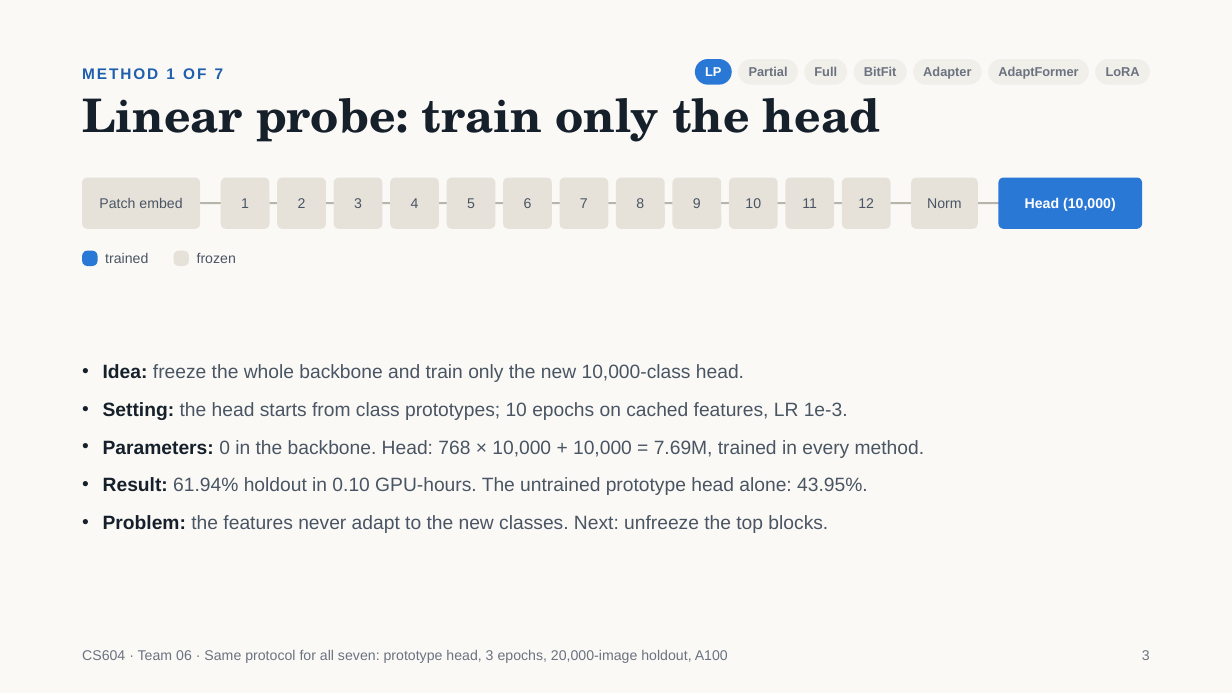
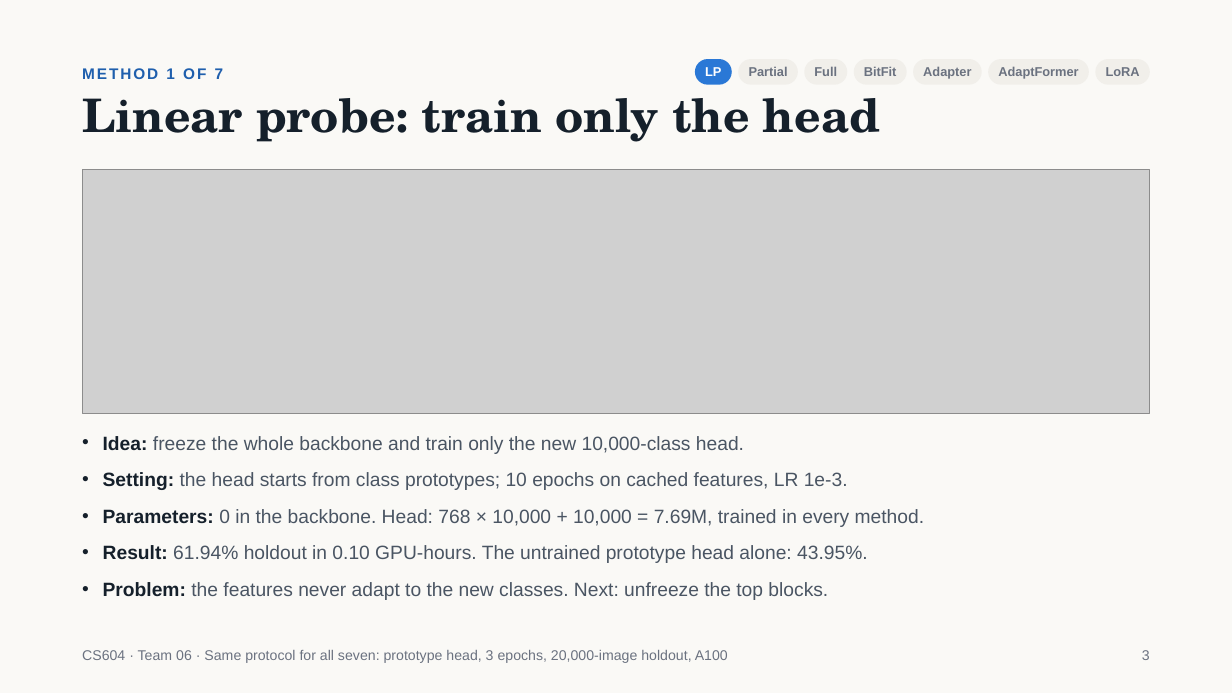
Before and after one commit to jiaobuchong/deep-cv, a slide deck: slide 3 of cs604_team06_slides.pptx. Drawn at 1232x693 pixels with LibreOffice and Linux fonts; fonts in the diff are those of the drawing; grey boxes stand for pictures. Boxes give left, top, right and bottom in pixels: in the first picture for what was removed or moved away, otherwise in the second. Text is boxed around its words. In the diff, an @@ line names an element or a change of style, - is before the commit and + after.

```diff
--- a/cs604_team06_slides.pptx
+++ b/cs604_team06_slides.pptx
@@ rounded rectangle removed at [82, 177, 201, 229] @@
-Patch embed
@@ picture added at [82, 170, 1151, 414] @@
@@ rounded rectangle removed at [221, 177, 270, 229] @@
-1
@@ rounded rectangle removed at [277, 177, 326, 229] @@
-2
@@ rounded rectangle removed at [334, 177, 383, 229] @@
-3
@@ rounded rectangle removed at [390, 177, 439, 229] @@
-4
@@ rounded rectangle removed at [446, 177, 495, 229] @@
-5
@@ rounded rectangle removed at [503, 177, 552, 229] @@
-6
@@ rounded rectangle removed at [560, 177, 609, 229] @@
-7
@@ rounded rectangle removed at [616, 177, 665, 229] @@
-8
@@ rounded rectangle removed at [673, 177, 722, 229] @@
-9
@@ rounded rectangle removed at [729, 177, 778, 229] @@
-10
@@ rounded rectangle removed at [786, 177, 835, 229] @@
-11
@@ rounded rectangle removed at [842, 177, 891, 229] @@
-12
@@ rounded rectangle removed at [911, 177, 978, 229] @@
-Norm
@@ rounded rectangle removed at [999, 177, 1143, 229] @@
-Head (10,000)
@@ rectangle removed at [82, 202, 1142, 204] @@
@@ rounded rectangle removed at [82, 250, 98, 266] @@
@@ text removed at [105, 253, 148, 263] @@
-trained
@@ rounded rectangle removed at [174, 250, 189, 266] @@
@@ text removed at [197, 253, 236, 263] @@
-frozen
@@ text "Idea: freeze the whole backbone ...": place and size @@
-text "Idea: freeze the whole backbone ..." at [103, 364, 924, 533]
+text "Idea: freeze the whole backbone ..." at [103, 436, 924, 600]
@@ text at [103, 436, 924, 563]: less space between paragraphs @@
```
Also in this commit, not shown: 6 other slides changed, 8 other files.
